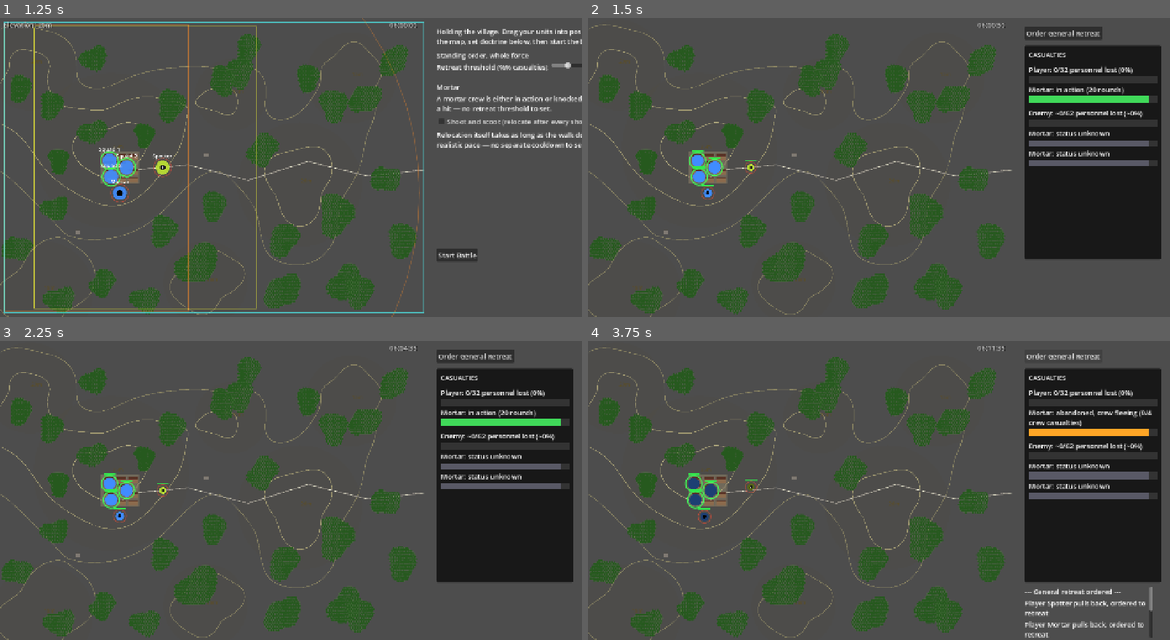
Above: before the commit, frames 1-4 (two rows, left to right).
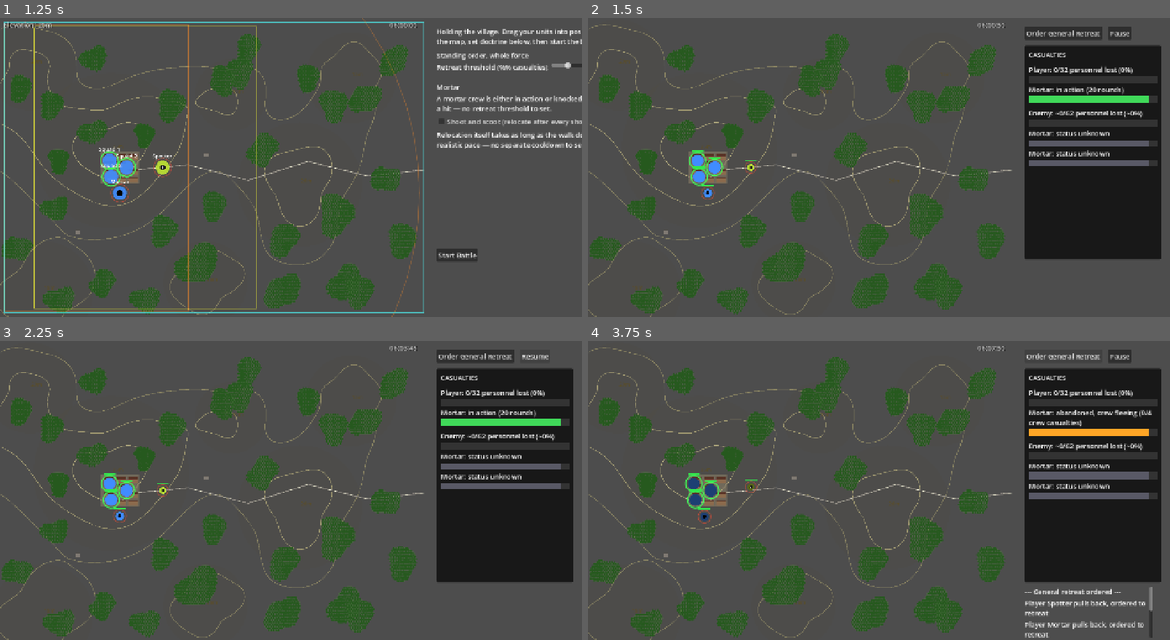
Above: after the commit, the same moments.

Repository: verybadcat/Drones
Game: Godot game, scene res://scenes/Main.tscn
Same seed, same stepped clock (60 frames per second), same inputs: the game is played once before the commit and once after it.
Inputs (mouse positions are in pixels of both pictures, inside the frame that each line leads up to):
- Up to frame 1 (1.25 s): click "Choose" at 0.5 s
- Up to frame 2 (1.5 s): click "Start Battle" at 1.25 s
- Up to frame 3 (2.25 s): click (529, 355) at 2 s, where only the run after the commit has a clickable "Pause"
- Up to frame 4 (3.75 s): click (1123, 355) at 2.75 s, where only the run after the commit has a clickable "Resume"; click "Order General Retreat" at 3.5 s

Frame 1 is identical in both runs. In frame 2, 0.1% of the frame differs, in the area x 89-94%, y 2-8%; in frame 3, less than 0.1%; in frame 4, 0.2%, in the area x 68-94%, y 1-8%.

Commit message:
Add a pause button to freeze the battle simulation
All simulation logic (movement, fire, resupply, drone flight, even the
battle-over check) already runs centrally from BattleManager._process
every tick, with no unit driving its own independent update -- so a
single is_paused flag, checked at the very top of that function, is
enough to freeze the entire battle exactly where it stands until the
player resumes. The tactical clock and elevation readout stay frozen
for free, since they just reflect state that isn't advancing.

Placed the new Pause button beside the existing "Order General Retreat"
button rather than adding a new row, since the sidebar's vertical space
was already fully accounted for down to the combat log's fixed position
near the window's bottom edge.

Co-Authored-By: Claude Sonnet 5 <noreply@anthropic.com>

Diff:
--- a/scripts/battle_manager.gd
+++ b/scripts/battle_manager.gd
@@ -35,6 +35,15 @@
 # 0600 (see clock_string()).
 var scenario_elapsed_time: float = 0.0
 var battle_over: bool = false
+# User-requested pause (see toggle_pause) — freezes the entire simulation
+# exactly where it stands: _process returns immediately, before either
+# clock advances or any tick logic runs, so nothing (movement, fire,
+# resupply, drone flight, the battle-over check itself) progresses at all
+# until resumed. Nothing outside BattleManager's own _process depends on
+# per-frame simulation time (see Unit — it has no _process of its own,
+# everything is driven centrally from here), so this one early return is
+# sufficient to pause the whole battle.
+var is_paused: bool = false
 var _fire_flashes: Array[Dictionary] = []
 var _seconds_since_last_shot: float = 0.0
 
@@ -201,6 +210,7 @@
 	elapsed_time = 0.0
 	scenario_elapsed_time = 0.0
 	battle_over = false
+	is_paused = false
 	_fire_flashes.clear()
 	_seconds_since_last_shot = 0.0
 	enemy_alerted = false
@@ -430,6 +440,14 @@
 	elif unit.just_abandoned_wounded:
 		unit.just_abandoned_wounded = false
 		combat_log.log_wounded_abandoned(unit, unit.wounded_left_behind_count)
+
+
+## Toggled by the player's own pause control (main.gd) — not gated on
+## battle_over the way order_general_retreat is, since pausing an already-
+## finished battle is simply a no-op either way (there's nothing left for
+## _process to do once battle_over is true regardless of is_paused).
+func toggle_pause() -> void:
+	is_paused = not is_paused
 
 
 func order_general_retreat() -> void:
@@ -2472,7 +2490,7 @@
 
 
 func _process(delta: float) -> void:
-	if battle_over or combat_log == null:
+	if battle_over or combat_log == null or is_paused:
 		return
 
 	elapsed_time += delta
--- a/scripts/main.gd
+++ b/scripts/main.gd
@@ -28,6 +28,7 @@
 var combat_log: CombatLog
 var casualty_dashboard: CasualtyDashboard
 var retreat_button: Button
+var pause_button: Button
 
 var report_background: Control
 var restart_button: Button
@@ -141,7 +142,7 @@
 
 func _clear_all() -> void:
 	for node in [level_select_screen, deployment_screen, doctrine_panel, start_button, battle_manager,
-			combat_log, casualty_dashboard, retreat_button, report_background, restart_button]:
+			combat_log, casualty_dashboard, retreat_button, pause_button, report_background, restart_button]:
 		if node:
 			node.queue_free()
 	level_select_screen = null
@@ -152,6 +153,7 @@
 	combat_log = null
 	casualty_dashboard = null
 	retreat_button = null
+	pause_button = null
 	report_background = null
 	restart_button = null
 
@@ -221,19 +223,31 @@
 
 	retreat_button = Button.new()
 	retreat_button.text = "Order General Retreat"
-	retreat_button.position = Vector2(1020, 20) # measured 31px tall — see casualty_dashboard's own y below
+	retreat_button.position = Vector2(1020, 20) # measured 181x31 — see pause_button's own x below; casualty_dashboard's y below is against this row's shared height
 	retreat_button.pressed.connect(_on_retreat_pressed)
 	add_child(retreat_button)
+
+	pause_button = Button.new()
+	pause_button.text = "Pause"
+	# Same row as retreat_button (measured 181px wide) rather than a new row
+	# below it — the sidebar's vertical space is already fully accounted for
+	# down to combat_log's fixed position near the window's own 700px
+	# bottom edge (see combat_log.position below), with no slack left to
+	# push everything down a further button-row's worth.
+	pause_button.position = Vector2(1020 + 181.0 + 14.0, 20)
+	pause_button.pressed.connect(_on_pause_pressed)
+	add_child(pause_button)
 
 	battle_manager = BattleManager.new()
 	battle_manager.battle_ended.connect(_on_battle_ended)
 	map_viewport.add_child(battle_manager)
 
 	casualty_dashboard = CasualtyDashboard.new()
-	# 20 + 31 (retreat_button's real height) + 14px breathing room. Mortar
-	# resupply requests itself automatically now (see BattleManager.
-	# _update_mortar_resupply_requests) — no button for it, so this sidebar
-	# is back to the single button row it had before that was ever added.
+	# 20 + 31 (retreat_button's real height, shared by pause_button on the
+	# same row) + 14px breathing room. Mortar resupply requests itself
+	# automatically now (see BattleManager._update_mortar_resupply_requests)
+	# — no button for it, so this sidebar is back to the single button row
+	# it had before that was ever added, now shared by retreat + pause.
 	casualty_dashboard.position = Vector2(1020, 65)
 	casualty_dashboard.setup(battle_manager)
 	add_child(casualty_dashboard)
@@ -256,10 +270,20 @@
 		battle_manager.order_general_retreat()
 
 
+func _on_pause_pressed() -> void:
+	if not battle_manager:
+		return
+	battle_manager.toggle_pause()
+	pause_button.text = "Resume" if battle_manager.is_paused else "Pause"
+
+
 func _on_battle_ended(report_text: String) -> void:
 	if retreat_button:
 		retreat_button.queue_free()
 		retreat_button = null
+	if pause_button:
+		pause_button.queue_free()
+		pause_button = null
 
 	report_background = ColorRect.new()
 	report_background.color = Color(0.05, 0.05, 0.05, 0.85)
